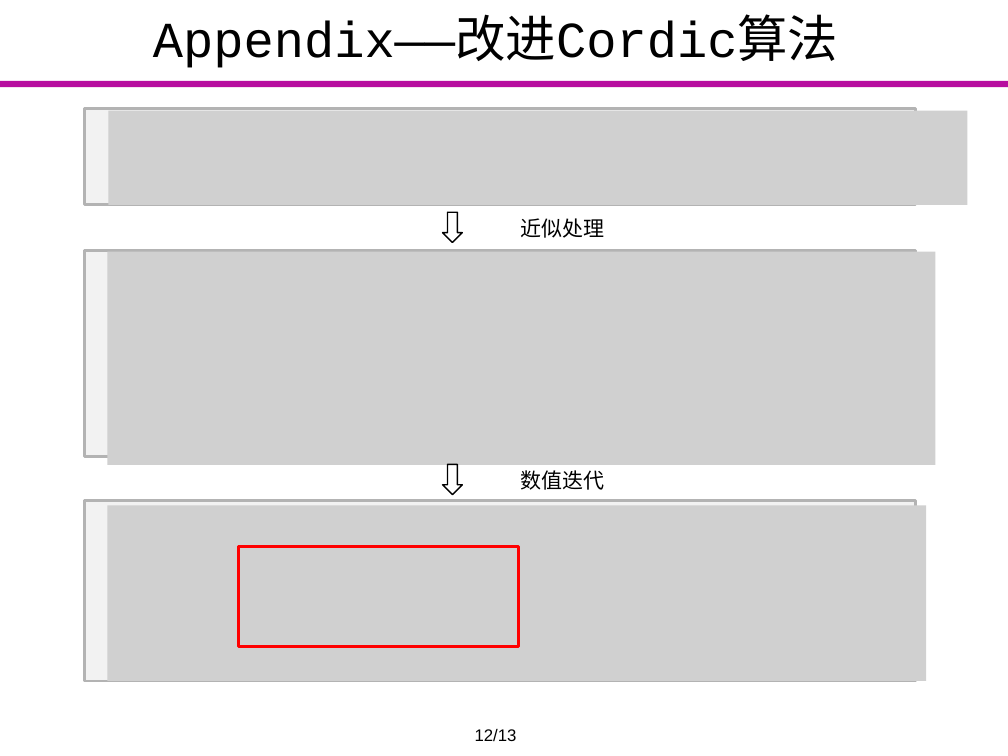
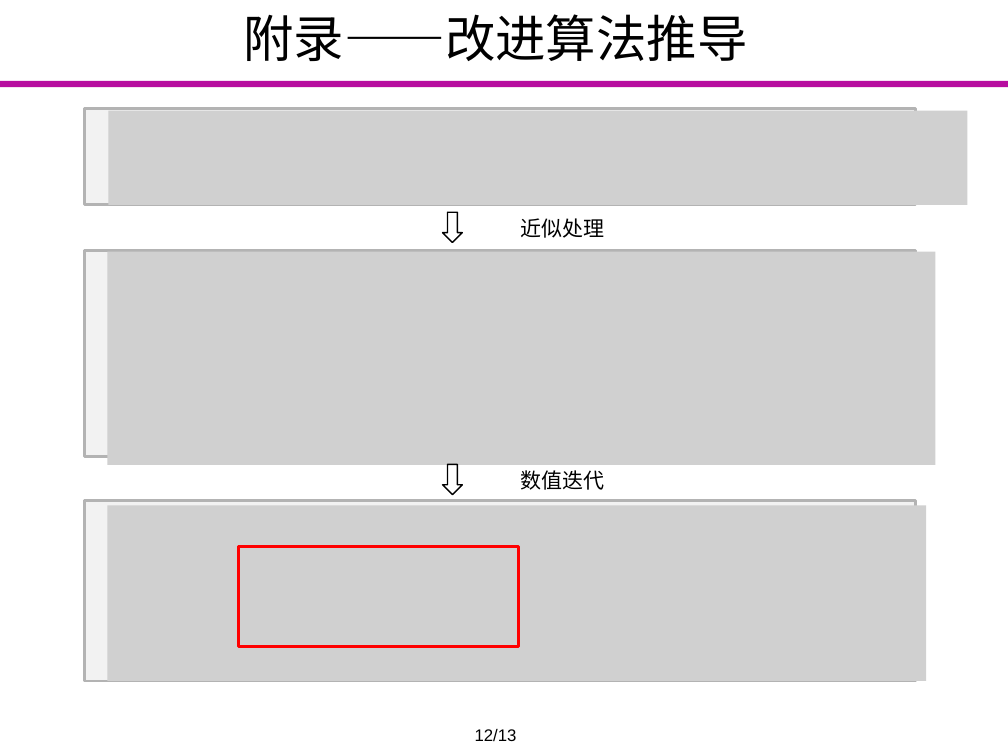
Before and after one commit to Markov2016/lunwen, a slide deck: slide 17 of dabian/杨一雄_毕业设计答辩.pptx (slide 15 before the commit). Drawn at 1008x756 pixels with LibreOffice and Linux fonts; fonts in the diff are those of the drawing; grey boxes stand for pictures; background and template pictures are left out. Boxes give left, top, right and bottom in pixels: in the first picture for what was removed or moved away, otherwise in the second. Text is boxed around its words. In the diff, an @@ line names an element or a change of style, - is before the commit and + after.

```diff
--- a/dabian/杨一雄_毕业设计答辩.pptx
+++ b/dabian/杨一雄_毕业设计答辩.pptx
@@ title at (244,14,748,61): text changed @@
-Appendix——改进Cordic算法
+附录——改进算法推导
```
Also in this commit, not shown: 8 other slides changed, 2 slides added.
